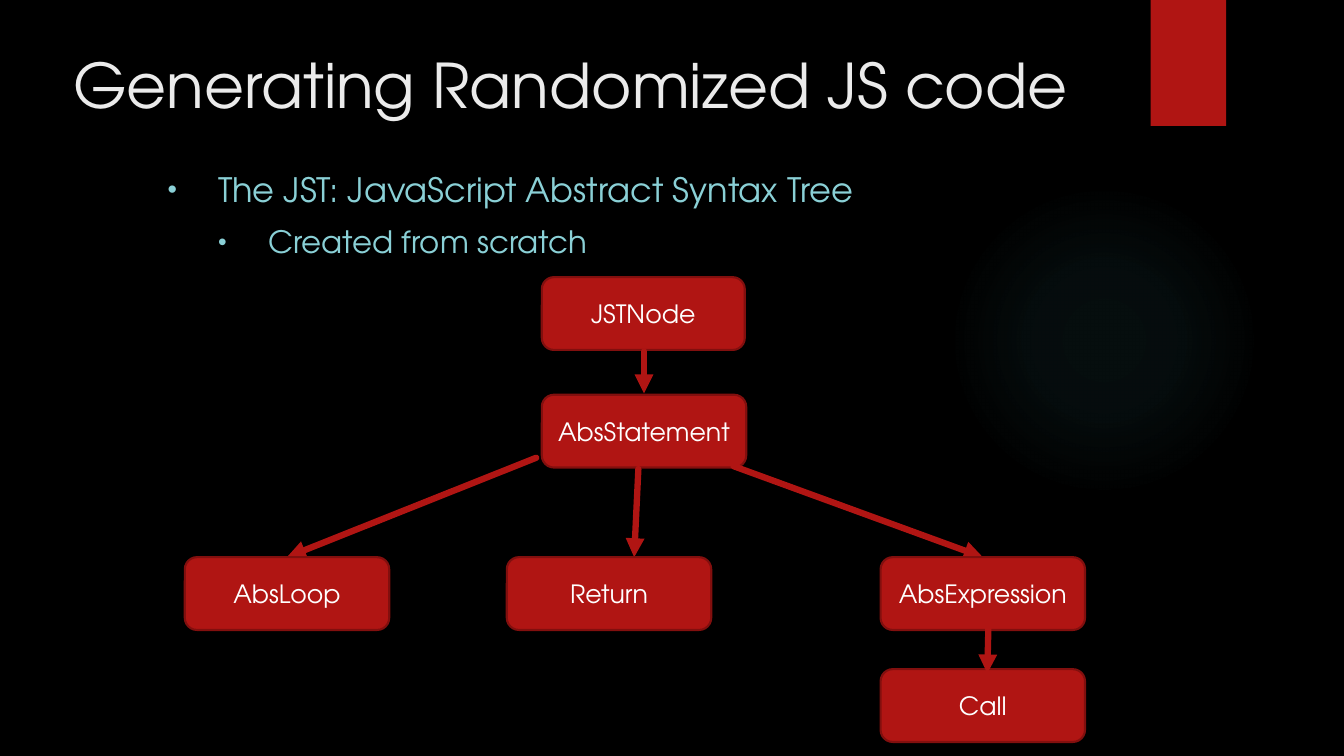
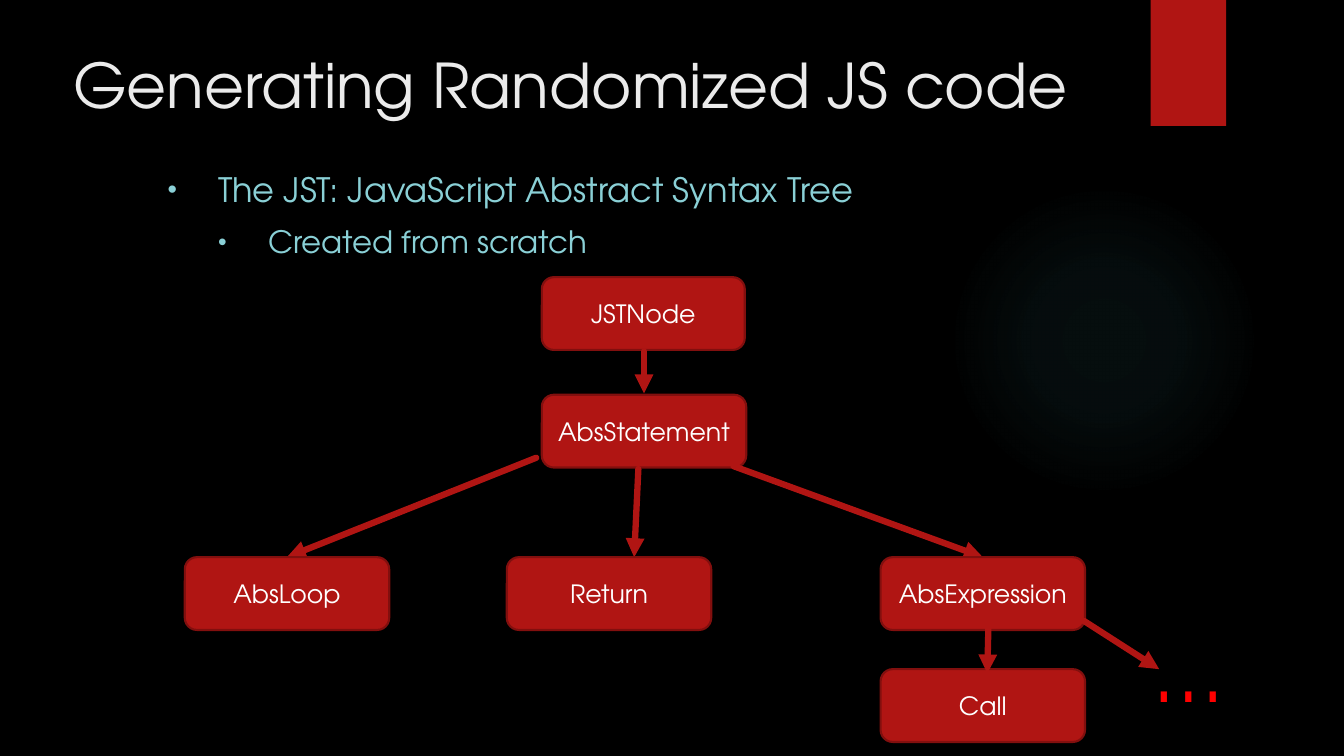
Before and after one commit to itzik-bd/jsfuzzer, a slide deck: slide 6 of misc/ppt/Final Presentation.pptx. Drawn at 1344x756 pixels with LibreOffice and Linux fonts; fonts in the diff are those of the drawing; background and template pictures are left out. Boxes give left, top, right and bottom in pixels: in the first picture for what was removed or moved away, otherwise in the second. Text is boxed around its words. In the diff, an @@ line names an element or a change of style, - is before the commit and + after.

```diff
--- a/misc/ppt/Final Presentation.pptx
+++ b/misc/ppt/Final Presentation.pptx
@@ arrow added from (1084, 621) to (1159, 669), #B01513 4.5 pt @@
@@ text added at (x1=1145, y1=613, x2=1198, y2=725), 60 pt, text #FF0000 @@
+…
```
Also in this commit, not shown: 6 other slides changed, 4 slides added, 2 slides removed.
